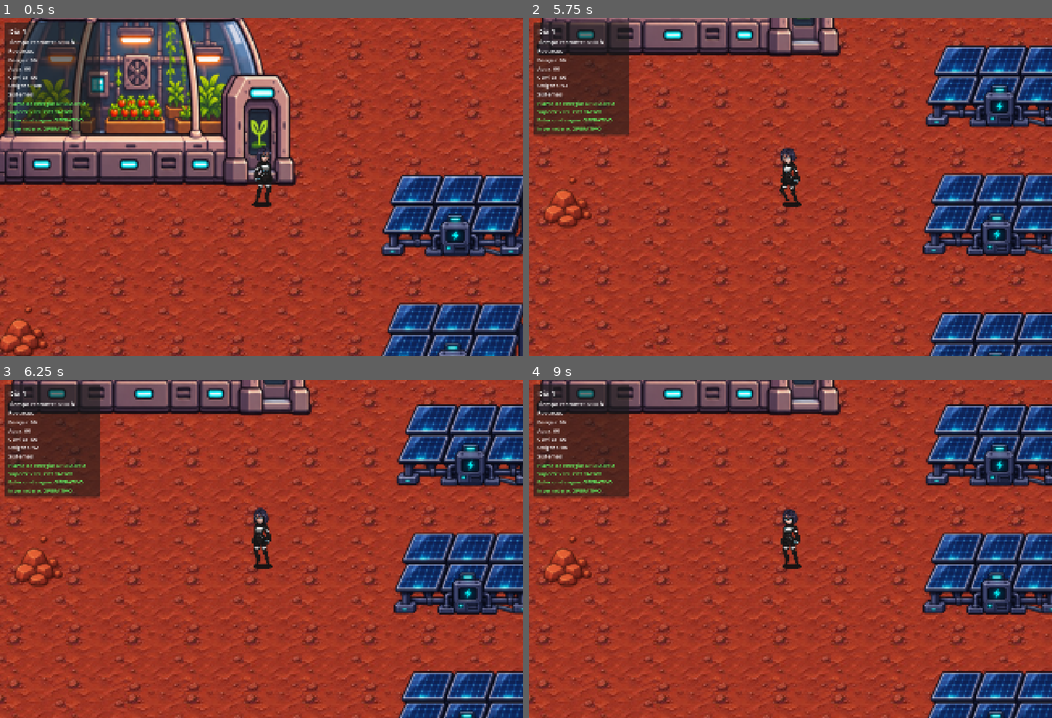
Above: before the commit, frames 1-4 (two rows, left to right).
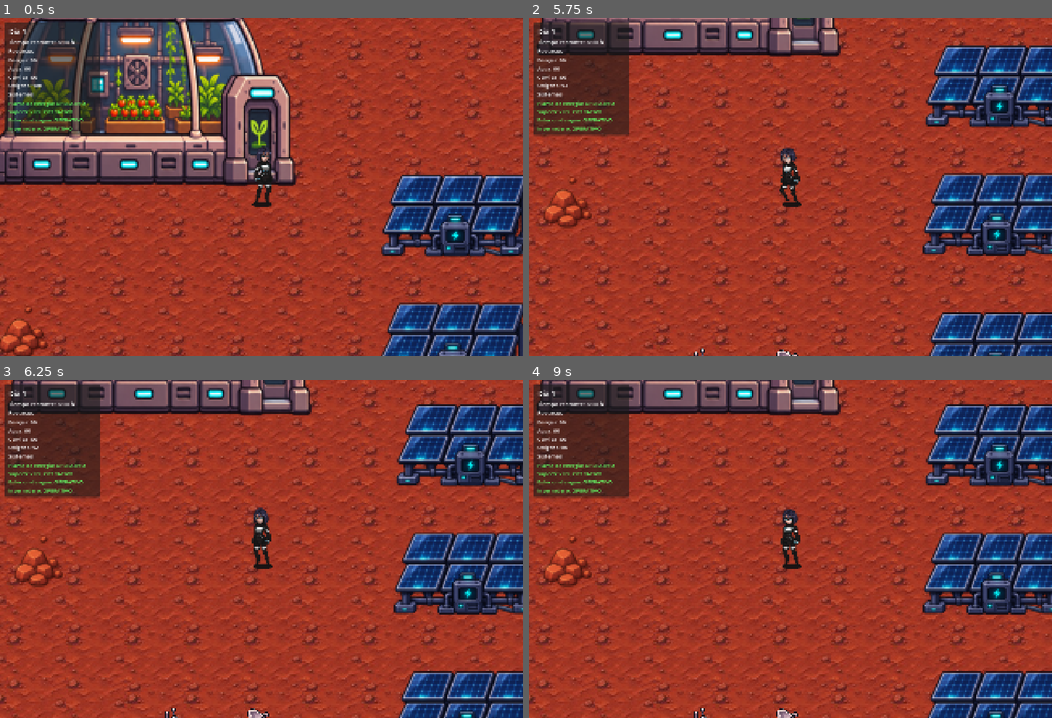
Above: after the commit, the same moments.

Repository: PabRuizzz/Los_pinganillos
Game: Godot game, scene res://game/stations/mars/mars.tscn
The game is run twice, just before and just after one commit, with the same random seed, the same clock (stepped at 60 frames per second) and the same inputs. This scene is started directly instead of the project's main scene.
Inputs (mouse positions are in pixels of both pictures, inside the frame that each line leads up to):
- Up to frame 1 (0.5 s): no input
- Up to frame 2 (5.75 s): tap Enter at 0.5, 5 s; move the mouse to (905, 170) at 0.52 s; hold Right (ui_right) 0.53-1.25 s; tap E (interact) at 0.6, 2.3, 3.6, 5.1 s; click (905, 170) at 0.67 s; drag from (685, 203) to (868, 214) at 1.27 s; tap Space at 2 s; move the mouse to (842, 112) at 2.02 s; hold Right (ui_right) 2.03-2.75 s; tap R at 2.1 s; click (842, 112) at 2.17 s; drag from (764, 254) to (868, 214) at 2.77 s; move the mouse to (947, 237) at 3.52 s; hold Left (ui_left) 3.53-4.25 s; click (947, 237) at 3.67 s; drag from (633, 136) to (712, 102) at 4.27 s; move the mouse to (816, 187) at 5.02 s; hold Down (ui_down) from 5.03 s (still down); click (816, 187) at 5.17 s
- Up to frame 3 (6.25 s): release Down (ui_down) at 5.75 s; drag from (183, 464) to (156, 565) at 5.77 s
- Up to frame 4 (9 s): move the mouse to (905, 532) at 6.52 s; hold Up (ui_up) 6.53-7.25 s; tap R at 6.6 s; click (905, 532) at 6.67 s; tap E (interact) at 6.8, 8.1 s; drag from (685, 565) to (999, 576) at 7.27 s; move the mouse to (842, 474) at 8.02 s; hold Down (ui_down) 8.03-8.75 s; click (842, 474) at 8.17 s; drag from (764, 616) to (633, 498) at 8.77 s

Frame 1 is identical in both runs. In frame 2, less than 0.1% of the frame differs, in the area x 31-52%, y 97-100%; in frame 3, 0.1%; in frame 4, 0.1%.

Commit message:
Add Rover Station to Mars map with Y-sorting, collision and interaction
- Rover station scene: sprite scaled to 1:1 pixel art, root at the
  platform's ground-contact point, platform-only collision polygon and
  an interaction area that emits interaction_requested on "interact".
- Mars: new YSortObjects group (player + RoverStation); terrain stays
  outside the group.
- Astronaut: move the root to the feet so Y-sorting uses the ground
  position; player instances in mars, greenhouse, cuarto1 and cuarto2
  are offset so nothing moves on screen.
- tools/test_rover_station.gd: checks hierarchy, collision, interaction
  range and (with a window) Y-sort order via screenshots.

Co-Authored-By: Claude Opus 5.5 <noreply@anthropic.com>

Diff:
--- a/game/astronaut/astronaut.tscn
+++ b/game/astronaut/astronaut.tscn
@@ -214,17 +214,17 @@
 script = ExtResource("1_i3pqv")
 
 [node name="Camera2D" type="Camera2D" parent="." unique_id=1454398674]
-position = Vector2(624, 290)
+position = Vector2(-1, -23)
 zoom = Vector2(3.5, 3.5)
 limit_enabled = false
 
 [node name="AnimatedSprite2D" type="AnimatedSprite2D" parent="." unique_id=223779147]
-position = Vector2(625, 280)
+position = Vector2(0, -33)
 sprite_frames = SubResource("SpriteFrames_rjuk8")
 animation = &"idle_right"
 frame_progress = 0.29053426
 speed_scale = 2.7
 
 [node name="CollisionShape2D" type="CollisionShape2D" parent="." unique_id=743296494]
-position = Vector2(625.75, 297.5)
+position = Vector2(0.75, -15.5)
 shape = SubResource("RectangleShape2D_l0qa1")
--- a/game/stations/greenhouse/greenhouse.tscn
+++ b/game/stations/greenhouse/greenhouse.tscn
@@ -371,4 +371,4 @@
 cuarto_destino = "res://game/stations/mars/mars.tscn"
 
 [node name="player" parent="." unique_id=1998034301 instance=ExtResource("5_t3d58")]
-position = Vector2(-83, -156)
+position = Vector2(542, 157)
--- a/game/stations/mars/mars.tscn
+++ b/game/stations/mars/mars.tscn
@@ -16,6 +16,7 @@
 [ext_resource type="Texture2D" uid="uid://c5j6udbtben2u" path="res://assets/tilesets/rock3.png" id="14_8do8n"]
 [ext_resource type="Script" uid="uid://whmt50nsb5j4" path="res://game/stations/mars/energy_station.gd" id="15_lbft5"]
 
+[ext_resource type="PackedScene" uid="uid://dgaob13rt0kwt" path="res://game/stations/rover_exploration/rover_station.tscn" id="16_rover"]
 [sub_resource type="TileSetAtlasSource" id="TileSetAtlasSource_e87fy"]
 texture = ExtResource("1_tm4dk")
 1:0/0 = 0
@@ -727,8 +728,14 @@
 scale = Vector2(1.0625, 1.1406252)
 texture = ExtResource("14_8do8n")
 
-[node name="player" parent="." unique_id=1998034301 instance=ExtResource("2_74yx0")]
-position = Vector2(-519, -497)
+[node name="YSortObjects" type="Node2D" parent="." unique_id=1642290517]
+y_sort_enabled = true
+
+[node name="player" parent="YSortObjects" unique_id=1998034301 instance=ExtResource("2_74yx0")]
+position = Vector2(106, -184)
+
+[node name="RoverStation" parent="YSortObjects" unique_id=1184268611 instance=ExtResource("16_rover")]
+position = Vector2(40, 230)
 
 [node name="EnergyStation" type="Area2D" parent="." unique_id=862025961]
 position = Vector2(26, 45)
--- a/game/stations/rover_exploration/rover_station.gd
+++ b/game/stations/rover_exploration/rover_station.gd
@@ -1,11 +1,68 @@
-extends Node
+extends Node2D
+## Estación de control del rover (objeto físico del mundo, no una pantalla de UI).
+##
+## El origen del nodo raíz es el punto de contacto con el suelo (centro inferior de la
+## plataforma): YSortObjects ordena por esa posición, así que el jugador queda detrás
+## de la estación cuando está por encima de ese punto y delante cuando está por debajo.
+## El sprite (Visual) va desplazado hacia arriba respecto a la raíz.
+##
+## Interacción: igual que EnergyStation (Area2D + grupo "player" + acción "interact").
+## Esta escena no lanza expediciones ni descubre muestras: solo emite
+## interaction_requested. Un futuro controlador de expediciones se conecta a esa señal
+## y, cuando el rover vuelva, llama a SampleDiscovery.complete_expedition().
+
+signal player_entered_range
+signal player_exited_range
+## El jugador pulsó "interact" (E) dentro del rango. Una pulsación = una emisión.
+signal interaction_requested
+
+@export var interaction_enabled := true
+
+@onready var interaction_area: Area2D = $InteractionArea
+
+var player_near := false
 
 
-# Called when the node enters the scene tree for the first time.
 func _ready() -> void:
-	pass # Replace with function body.
+	interaction_area.body_entered.connect(_on_body_entered)
+	interaction_area.body_exited.connect(_on_body_exited)
 
 
-# Called every frame. 'delta' is the elapsed time since the previous frame.
-func _process(delta: float) -> void:
-	pass
+func _physics_process(_delta: float) -> void:
+	if player_near and interaction_enabled and Input.is_action_just_pressed("interact"):
+		interact()
+
+
+func is_player_near() -> bool:
+	return player_near
+
+
+func set_interaction_enabled(enabled: bool) -> void:
+	interaction_enabled = enabled
+
+
+func interact() -> void:
+	if interaction_requested.get_connections().is_empty():
+		print("Estación del rover: interacción detectada (las expediciones llegarán en una fase futura)")
+	interaction_requested.emit()
+
+
+func _on_body_entered(body: Node2D) -> void:
+	if _is_player(body) and not player_near:
+		player_near = true
+		player_entered_range.emit()
+
+
+func _on_body_exited(body: Node2D) -> void:
+	if not _is_player(body):
+		return
+	for other in interaction_area.get_overlapping_bodies():
+		if other != body and _is_player(other):
+			return
+	if player_near:
+		player_near = false
+		player_exited_range.emit()
+
+
+func _is_player(body: Node) -> bool:
+	return body is CharacterBody2D and body.is_in_group("player")
--- a/game/stations/rover_exploration/rover_station.tscn
+++ b/game/stations/rover_exploration/rover_station.tscn
@@ -1,12 +1,32 @@
 [gd_scene format=3 uid="uid://dgaob13rt0kwt"]
 
+[ext_resource type="Script" path="res://game/stations/rover_exploration/rover_station.gd" id="1_script"]
 [ext_resource type="Texture2D" uid="uid://bhvwiefko80si" path="res://assets/sprites/rover_station.png" id="1_jo1qh"]
 
+[sub_resource type="RectangleShape2D" id="RectangleShape2D_range"]
+size = Vector2(140, 64)
+
 [node name="RoverStation" type="Node2D" unique_id=1184268611]
+script = ExtResource("1_script")
 
 [node name="Visual" type="Node2D" parent="." unique_id=1945190096]
+position = Vector2(4, -59)
 
 [node name="Sprite2D" type="Sprite2D" parent="Visual" unique_id=2060476428]
 texture_filter = 1
 rotation = 1.5707964
+scale = Vector2(0.125, 0.125)
 texture = ExtResource("1_jo1qh")
+
+[node name="StaticBody2D" type="StaticBody2D" parent="." unique_id=1730592614]
+
+[node name="CollisionPolygon2D" type="CollisionPolygon2D" parent="StaticBody2D" unique_id=1504117283]
+polygon = PackedVector2Array(-46, -22, 44, -22, 47, -18, 47, 0, -47, 0, -47, -18)
+
+[node name="InteractionArea" type="Area2D" parent="." unique_id=1371842095]
+collision_layer = 4
+collision_mask = 3
+
+[node name="CollisionShape2D" type="CollisionShape2D" parent="InteractionArea" unique_id=1923540177]
+position = Vector2(0, -8)
+shape = SubResource("RectangleShape2D_range")
--- a/game/world/rooms/cuarto1.tscn
+++ b/game/world/rooms/cuarto1.tscn
@@ -53,4 +53,4 @@
 cuarto_destino = "res://game/stations/greenhouse/greenhouse.tscn"
 
 [node name="player" parent="." unique_id=1998034301 instance=ExtResource("6_71gpl")]
-position = Vector2(-17, 58)
+position = Vector2(608, 371)
--- a/game/world/rooms/cuarto2.tscn
+++ b/game/world/rooms/cuarto2.tscn
@@ -53,4 +53,4 @@
 cuarto_destino = "res://game/world/rooms/cuarto1.tscn"
 
 [node name="player" parent="." unique_id=1998034301 instance=ExtResource("2_sspw2")]
-position = Vector2(-18, 46)
+position = Vector2(607, 359)
--- /dev/null
+++ b/tools/test_rover_station.gd
@@ -0,0 +1,170 @@
+extends SceneTree
+## Valida la estación del rover dentro de mars.tscn (orden Y, colisión e interacción).
+##   godot --path . --script res://tools/test_rover_station.gd             (con ventana: incluye la prueba visual del orden Y)
+##   godot --headless --path . --script res://tools/test_rover_station.gd  (sin ventana: omite la comparación de píxeles)
+##
+## No toca el progreso de descubrimientos del jugador.
+
+const MARS := "res://game/stations/mars/mars.tscn"
+const STATION_POS := Vector2(40, 230)
+
+var failures := 0
+var player: CharacterBody2D
+var station: Node2D
+
+
+func _initialize() -> void:
+	call_deferred("run_checks")
+
+
+func check(ok: bool, message: String) -> void:
+	if not ok:
+		failures += 1
+		push_error(message)
+
+
+func physics_frames(n: int) -> void:
+	for i in n:
+		await physics_frame
+
+
+## Mueve al jugador con move_and_slide (física real) y devuelve dónde se detuvo.
+func walk(from: Vector2, velocity: Vector2, frames: int) -> Vector2:
+	player.global_position = from
+	await physics_frames(2)
+	for i in frames:
+		player.velocity = velocity
+		player.move_and_slide()
+		await physics_frame
+	return player.global_position
+
+
+func run_checks() -> void:
+	check(change_scene_to_file(MARS) == OK, "mars.tscn no carga")
+	await process_frame
+	await process_frame
+	var mars := current_scene
+
+	# Jerarquía y orden Y.
+	var ysort := mars.get_node_or_null("YSortObjects") as Node2D
+	station = mars.get_node_or_null("YSortObjects/RoverStation")
+	player = mars.get_node_or_null("YSortObjects/player")
+	var tiles := mars.get_node_or_null("TileMapLayer") as TileMapLayer
+	check(ysort != null and ysort.y_sort_enabled, "YSortObjects debe existir con y_sort_enabled")
+	check(station != null and player != null, "El jugador y la estación deben ser hermanos dentro de YSortObjects")
+	check(tiles != null and tiles.get_parent() == mars and not tiles.y_sort_enabled, "El TileMapLayer debe quedar fuera del grupo Y-sort")
+	check(tiles != null and ysort != null and tiles.get_index() < ysort.get_index() and tiles.z_index <= ysort.z_index, "El terreno debe dibujarse antes que los objetos")
+	if station == null or player == null:
+		finish()
+		return
+	check(station.position == STATION_POS, "La estación no está en su posición configurada")
+	var sprite := station.get_node("Visual/Sprite2D") as Sprite2D
+	check(sprite.texture != null and sprite.scale == Vector2(0.125, 0.125), "Sprite o escala de la estación incorrectos")
+	check(not station.y_sort_enabled, "La estación debe ordenarse como una unidad (por su raíz)")
+	var art_bottom := station.to_local(sprite.to_global(Vector2(512 - 32, 0))).y  # borde inferior de la plataforma en el arte
+	check(absf(art_bottom) <= 2.0, "La raíz no está en el punto de contacto con el suelo (desfase %.1f px)" % art_bottom)
+
+	player.set_physics_process(false)  # sin entrada de teclado: lo movemos desde la prueba
+
+	# Colisión: la plataforma bloquea, lo decorativo no.
+	var stop := await walk(STATION_POS + Vector2(0, 80), Vector2(0, -200), 60)
+	check(stop.y > STATION_POS.y + 20, "El jugador atravesó la plataforma desde abajo (y=%.1f)" % stop.y)
+	stop = await walk(STATION_POS + Vector2(-120, -10), Vector2(200, 0), 60)
+	check(stop.x < STATION_POS.x - 50, "El jugador atravesó la plataforma desde un lado (x=%.1f)" % stop.x)
+	stop = await walk(STATION_POS + Vector2(-120, -40), Vector2(200, 0), 60)
+	check(stop.x > STATION_POS.x + 60, "Algo decorativo bloquea el paso por detrás de la plataforma (x=%.1f)" % stop.x)
+	stop = await walk(STATION_POS + Vector2(-90, 50), Vector2(0, -200), 60)
+	check(stop.y < STATION_POS.y - 60, "El lateral de la estación no deja rodearla (y=%.1f)" % stop.y)
+
+	# Interacción.
+	var events := {"requested": 0, "entered": 0, "exited": 0}
+	station.interaction_requested.connect(func(): events.requested += 1)
+	station.player_entered_range.connect(func(): events.entered += 1)
+	station.player_exited_range.connect(func(): events.exited += 1)
+
+	player.global_position = STATION_POS + Vector2(0, 160)
+	await physics_frames(3)
+	check(not station.is_player_near(), "Detecta al jugador fuera de rango")
+	await press_interact(6)
+	check(events.requested == 0, "Interactuó fuera de rango")
+
+	player.global_position = STATION_POS + Vector2(0, 20)
+	await physics_frames(3)
+	check(station.is_player_near() and events.entered == 1, "No detecta al jugador dentro del rango")
+	await press_interact(6)  # mantener E varios frames = una sola interacción
+	check(events.requested == 1, "Una pulsación debe interactuar una vez (fueron %d)" % events.requested)
+	await press_interact(2)
+	check(events.requested == 2, "Una segunda pulsación debe volver a interactuar")
+
+	player.global_position = STATION_POS + Vector2(0, 160)
+	await physics_frames(3)
+	check(not station.is_player_near() and events.exited == 1, "No deja de detectar al salir del rango")
+	await press_interact(2)
+	check(events.requested == 2, "Interactuó después de salir del rango")
+
+	# Orden Y visual (necesita ventana).
+	if DisplayServer.get_name() == "headless":
+		print("Prueba visual del orden Y omitida (modo headless)")
+	else:
+		await check_y_sort_pixels()
+
+	finish()
+
+
+func press_interact(frames: int) -> void:
+	Input.action_press("interact")
+	await physics_frames(frames)
+	Input.action_release("interact")
+	await physics_frames(2)
+
+
+## Compara capturas: detrás de la plataforma el torso del jugador queda oculto;
+## delante de ella se ve encima de la estación.
+func check_y_sort_pixels() -> void:
+	var cam := Camera2D.new()
+	cam.zoom = Vector2(3, 3)
+	cam.global_position = STATION_POS + Vector2(0, -40)
+	current_scene.add_child(cam)
+	cam.make_current()
+
+	var behind_feet := STATION_POS + Vector2(0, -24)  # justo encima de la colisión: alcanzable caminando
+	var front_feet := STATION_POS + Vector2(0, 33)    # por debajo del punto de contacto
+	var baseline := await capture_at(STATION_POS + Vector2(400, 300))
+	var behind := await capture_at(behind_feet)
+	var front := await capture_at(front_feet)
+	# Torso del jugador (sobre la estación en ambos casos), en píxeles de la captura.
+	var diff_behind := differing_pixels(baseline, behind, torso_rect(behind_feet, behind))
+	var diff_front := differing_pixels(baseline, front, torso_rect(front_feet, front))
+	check(diff_behind < 20, "El jugador se ve encima de la estación estando detrás (%d píxeles distintos)" % diff_behind)
+	check(diff_front > 200, "El jugador no se ve delante de la estación estando debajo (%d píxeles distintos)" % diff_front)
+	behind.save_png("user://rover_ysort_behind.png")
+	front.save_png("user://rover_ysort_front.png")
+	print("Orden Y: detrás=%d px distintos, delante=%d px distintos (capturas en user://rover_ysort_*.png)" % [diff_behind, diff_front])
+
+
+func capture_at(pos: Vector2) -> Image:
+	player.global_position = pos
+	await process_frame
+	await RenderingServer.frame_post_draw
+	return current_scene.get_viewport().get_texture().get_image()
+
+
+func torso_rect(feet: Vector2, image: Image) -> Rect2i:
+	var vp := current_scene.get_viewport()
+	var screen := vp.get_final_transform() * vp.get_canvas_transform() * (feet + Vector2(0, -40))
+	var half := Vector2i(12, 12)
+	return Rect2i(Vector2i(screen) - half, half * 2).intersection(Rect2i(Vector2i.ZERO, image.get_size()))
+
+
+func differing_pixels(a: Image, b: Image, rect: Rect2i) -> int:
+	var n := 0
+	for y in range(rect.position.y, rect.end.y):
+		for x in range(rect.position.x, rect.end.x):
+			if a.get_pixel(x, y).is_equal_approx(b.get_pixel(x, y)) == false:
+				n += 1
+	return n
+
+
+func finish() -> void:
+	print("ROVER STATION CHECKS: failures: %d" % failures)
+	quit(0 if failures == 0 else 1)
Not shown, added: tools/test_rover_station.gd.uid
